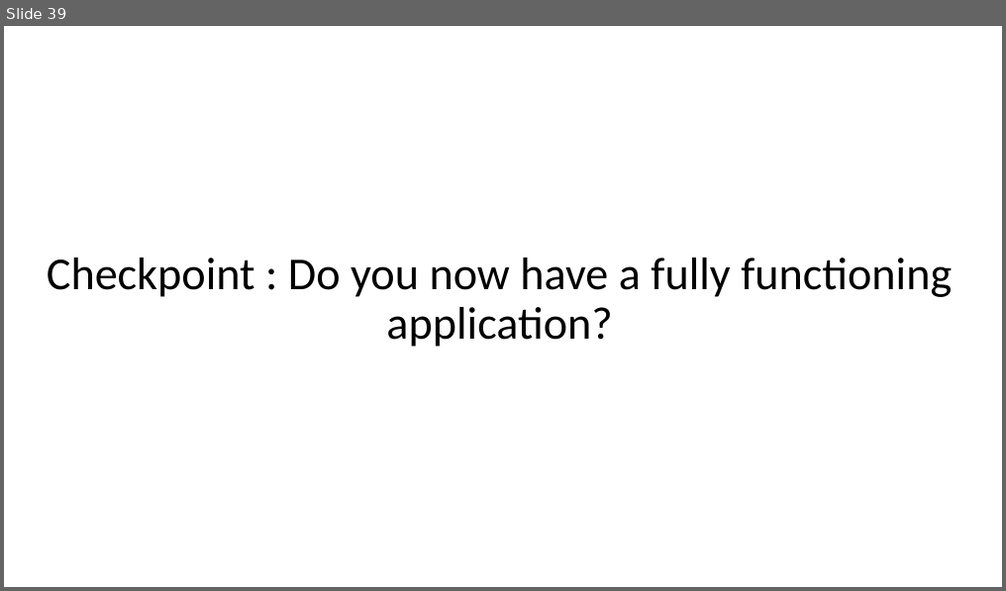
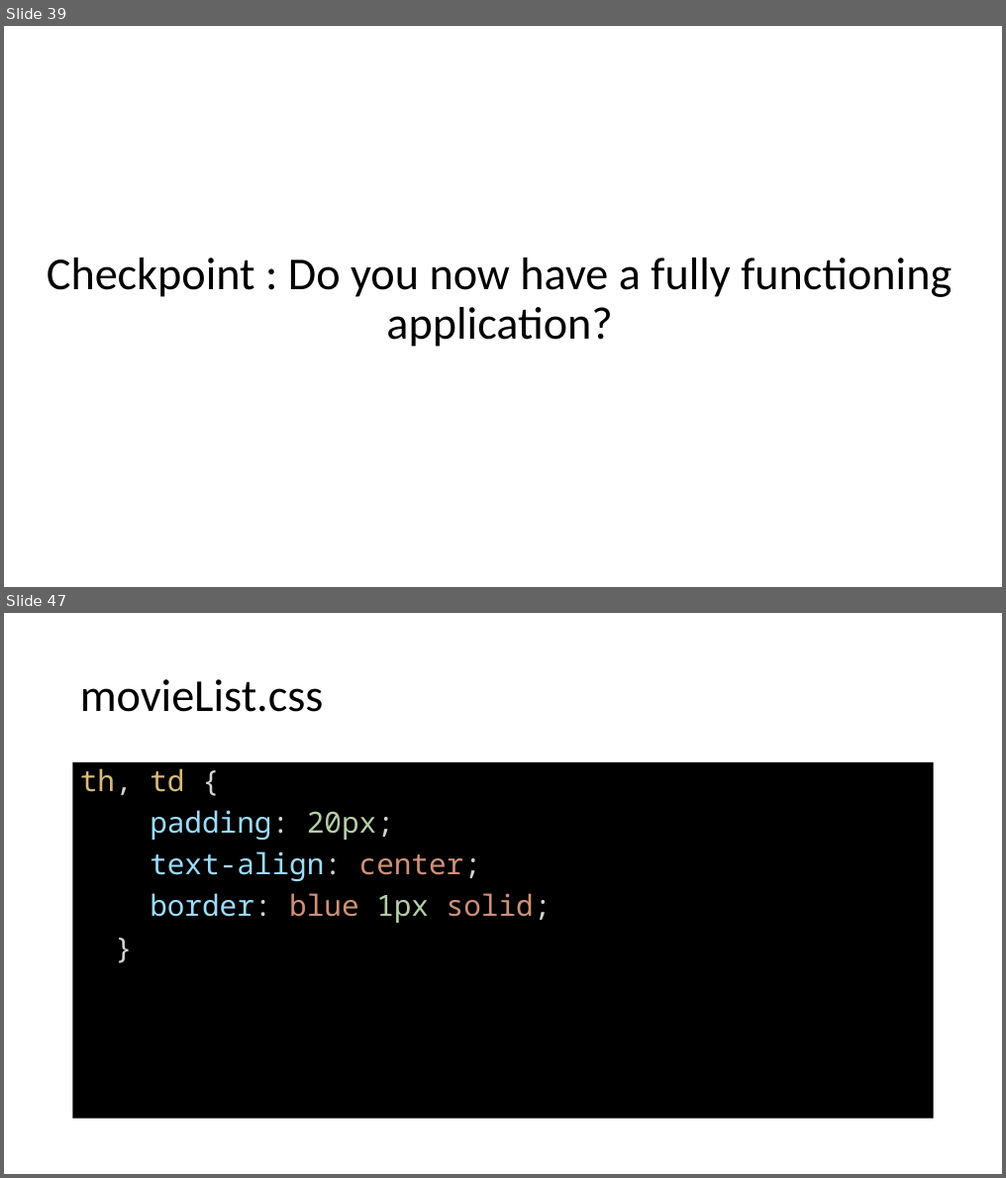
Before and after one commit to DivyaKampalli/movie-rating, a slide deck: Fullstack Tutorial.pptx. Shown one above the other, each under a label of ours: slide 39 before the commit, slides 39 and 47 after it; the slides between them are not shown. The pictures are 1006x591 and 1006x1178 pixels, drawn with LibreOffice and Linux fonts; fonts in the diff are those of the drawing. Boxes give left, top, right and bottom in pixels: in the first picture for what was removed or moved away, otherwise in the second. Text is boxed around its words. In the diff, an @@ line names an element or a change of style, - is before the commit and + after.

```diff
--- a/Fullstack Tutorial.pptx
+++ b/Fullstack Tutorial.pptx
@@ slide 47 added at [4,613,1002,1174], background #FFFFFF @@
@@ title added at [80,679,324,712], 44 pt, text #000000 @@
+movieList.css
@@ text added at [73,762,934,1119], fill #000000, 28 pt, text #9CDCFE @@
+th, td {
+padding: 20px;
+text-align: center;
+border: blue 1px solid;
+}
```
Also in this commit, not shown: 1 slide changed, 16 other slides added, 3 other files.
